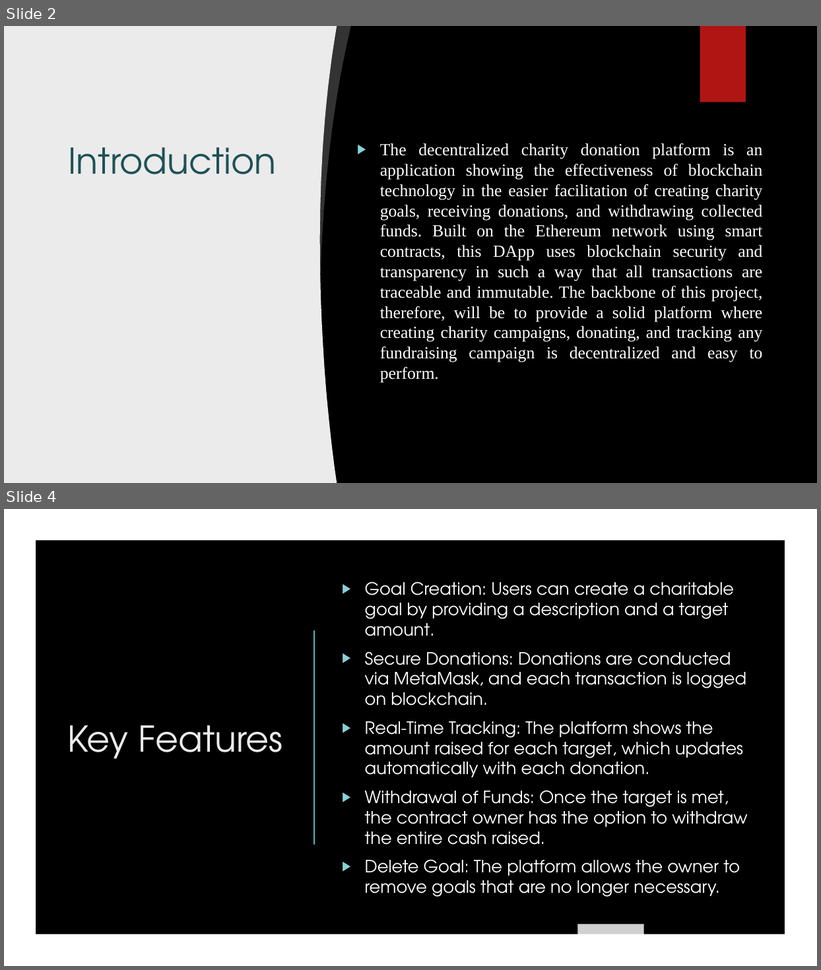
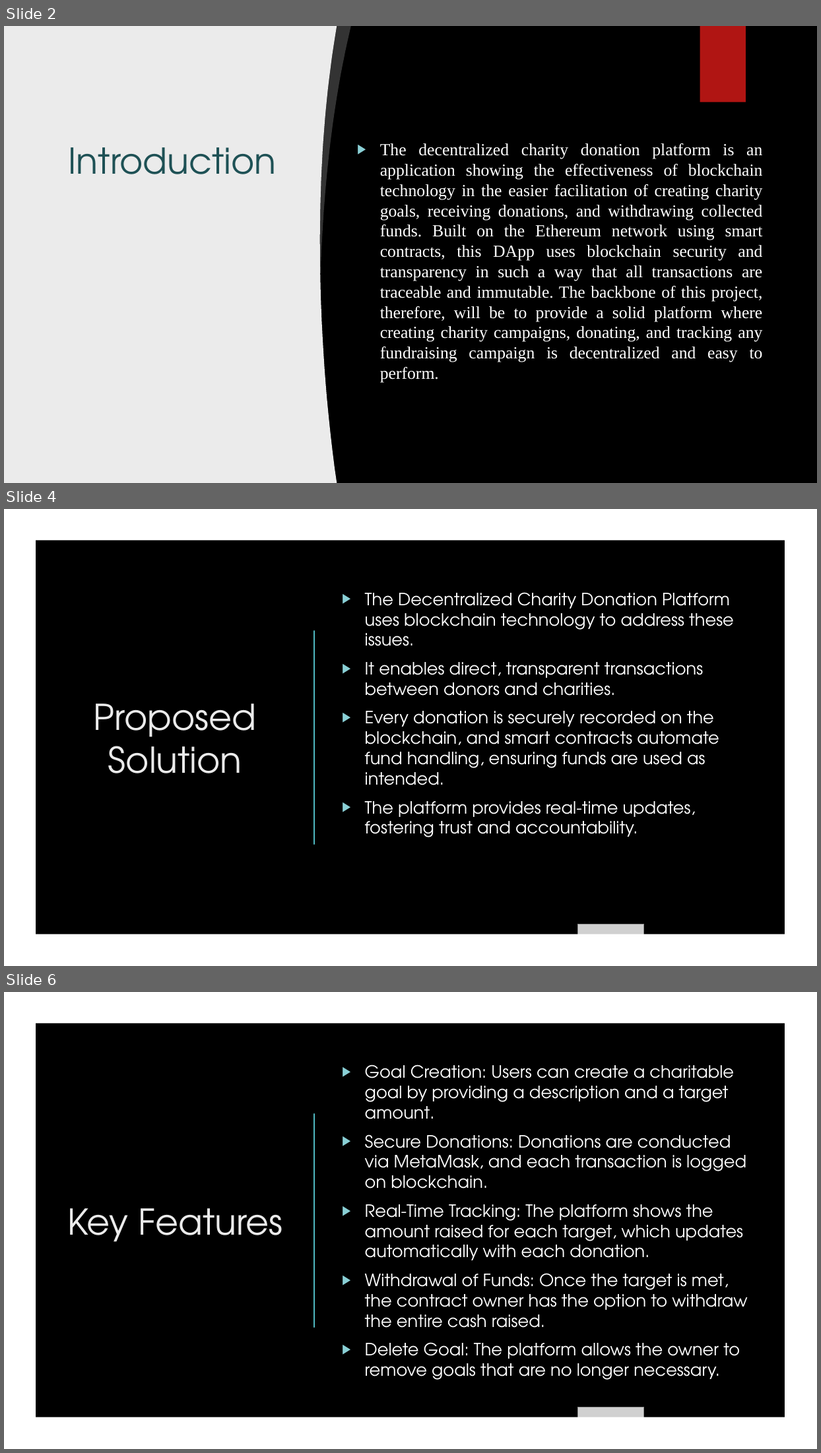
Before and after one commit to Tsr2001/donation-platform, a slide deck: Presentation1.pptx. Shown one above the other, each under a label of ours: slides 2 and 4 before the commit, slides 2, 4 and 6 after it; the slides between them are not shown. The pictures are 821x970 and 821x1453 pixels, drawn with LibreOffice and Linux fonts; fonts in the diff are those of the drawing; grey boxes stand for pictures; background and template pictures are left out. Boxes give left, top, right and bottom in pixels: in the first picture for what was removed or moved away, otherwise in the second. Text is boxed around its words. In the diff, an @@ line names an element or a change of style, - is before the commit and + after.

```diff
--- a/Presentation1.pptx
+++ b/Presentation1.pptx
@@ slide 4 added at bbox=[4, 509, 817, 966], background picture (left out); not listed: 1 template element that a slide beside it also shows @@
@@ rectangle added at bbox=[4, 509, 817, 966], fill #000000 @@
@@ freeform shape added at bbox=[4, 509, 817, 966], fill #FFFFFF @@
@@ text added at bbox=[365, 592, 734, 838], 20 pt, text #FFFFFF @@
+▶ The Decentralized Charity Donation Platform uses blockchain technology to address these issues.
+▶ It enables direct, transparent transactions between donors and charities.
+▶ Every donation is securely recorded on the blockchain, and smart contracts automate fund handling, ensuring funds are used as intended.
+▶ The platform provides real-time updates, fostering trust and accountability.
@@ line added from (314, 631) to (314, 844), #50B9C1 1.5 pt @@
@@ title added at bbox=[94, 704, 257, 774], 42 pt, text #EBEBEB @@
+Proposed Solution
@@ picture added at bbox=[578, 924, 644, 966] @@
@@ what was slide 4 is now slide 6 @@
```
Also in this commit, not shown: 4 other slides added.
